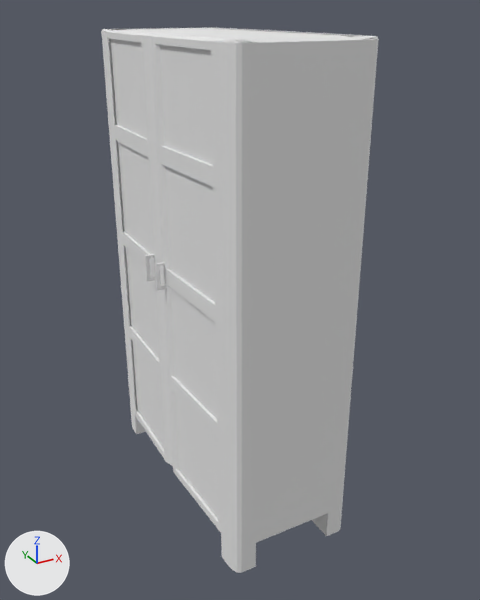
Before and after pictures for a commit that changed the Blender file House builder/Assets/Models/Furniture/wardrobe.blend.
Rendered twice from a 50 mm camera at (-4.48, -8.72, 7.33) aimed at (0.17, -0.26, 3.1). The lights are fixed; the arrows at lower left show +X, +Y and +Z.

In view in the first picture: 'Handle.001'.
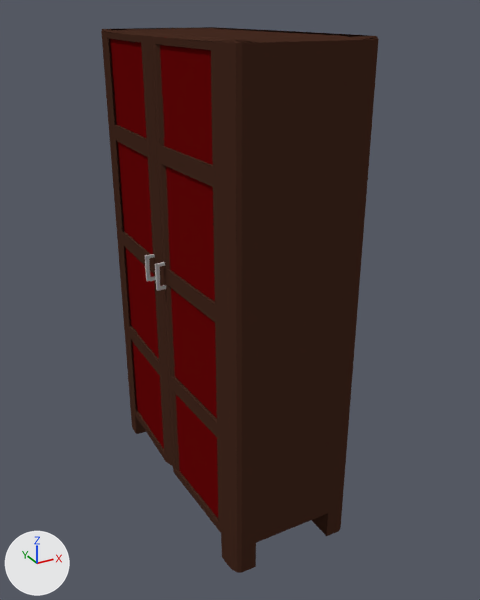
Where the newer file only moved an object's origin or applied its transform, the numbers keep the older frame.

Edits to the scene script, one JSON object a line:
```json
{"op": "add", "block": "img_wardrobe_texture", "code": ["img_wardrobe_texture = load_image('Wardrobe_texture', '../Textures/Wardrobe_texture.png', 1024, 1024, 'sRGB')"]}
{"op": "remove", "block": "mat_material_wardrobe", "code": "mat_material_wardrobe.base_color = (0.8, 0.8, 0.8)  # white #e7e7e7"}
{"op": "add", "block": "mat_material_wardrobe", "code": "mat_material_wardrobe.texture = img_wardrobe_texture"}
```

What differs and where, as boxes (x1, y1, x2, y2) in the pictures (480 x 600 px):
```json
{"object": "Handle.001", "change": "surface changed", "before": [101, 27, 379, 573], "after": [101, 27, 379, 573], "on screen": "grey to black"}
```
